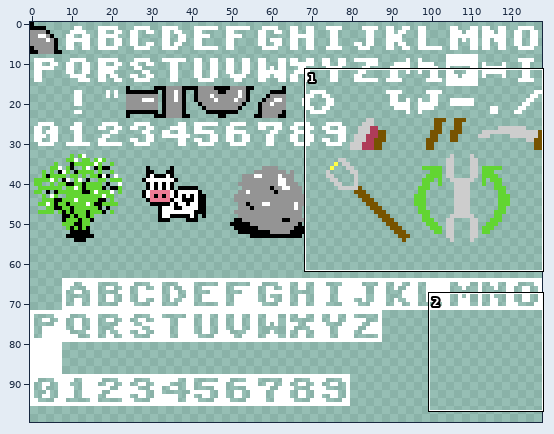
Pixel-art file -- assets/c64-character-set.aseprite. The first picture is a wide view before the edit; the outline marks the close-up.
Close-up. Before the edit:
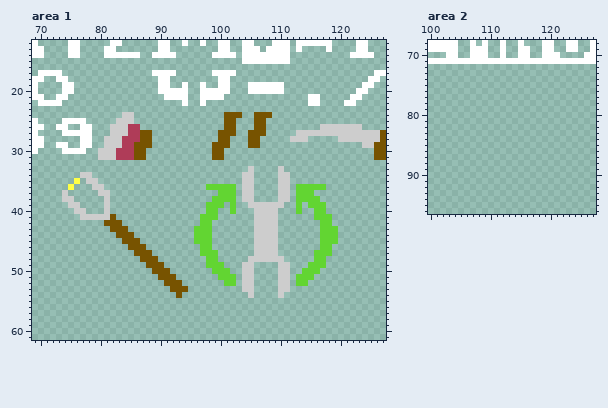
128x128 pixels, 1 frame. Shown: area 1: x 69..127, y 12..61; area 2: x 100..127, y 68..96. The wide view leaves out empty margins.
New version:
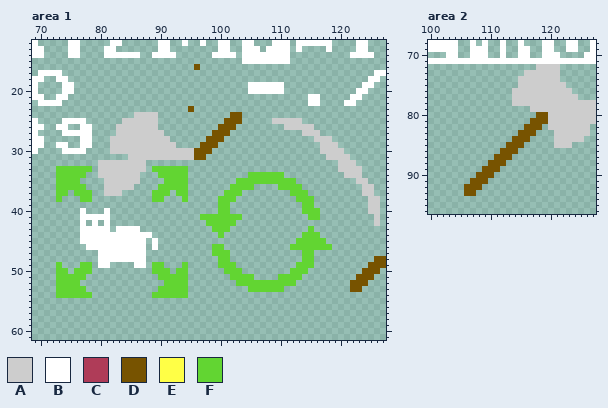
Palette (. is transparent): A #cdcdcd  B #ffffff  C #af3c58  D #775300  E #ffff46  F #62d532
Message: Add pipe check after rotate Update item icons
Diff:
Changed rows in their new state; - is an unchanged pixel.
Area 1, layer "Character Set Main 1":
first column x 73:
16 -----------------------D-------------------------------
17 ----------------....------....-------------------------
18 -----------------..--------..--------------------------
19 -----------------..--.--.--..--------------------------
20 -----------------.....--.....--------------------------
21 ------------------....--....---------------------------
22 ---------------------.--.------------------------------
23 ----------------------D--------------------------------
24 -----------..AAAA-----------.----...-------------------
25 ----------.--AAAA-------------D--..-AAAAA--------------
26 ---------.--AAAAA----------D-----..---AAAAA-.......----
27 ---------.--AAAAAA--------D--.--...-----.---...........
28 --------.--AAAAAAAA------DD-.---..-----...-AAA-........
29 --------.--AAAAAAAAA----DD-..---..----------AAA----....
30 -------..-AAAAAAAAAAAAADDD..----------------AAAA-----..
31 -------.....AAAAAAAAAAADD-..-----------------AAAA----..
32 -------AAAAAAAA--------------------------------AAA-----
33 FFFFFF-AAAAAAAA-FFFFFF----------.----.---------AAAA----
34 FFFFF.-AAAAAAA---FFFFF---------.FFFFFF.---------AAA----
35 FFFF-..-AAAAAA----FFFF--------FFFFFFFFFF----------AA---
36 FFFFF-..AAAAA----FFFFF---....-FFF----FFF-....------AA--
37 FF-FFF-.-AA-----FFF-FF-----.--F..----..F--.--------AA--
38 F..-FF--.-------FF---F----.----..----..----.--------AA-
39 --..----.----------------..-F.--......--.F-..-------AA-
40 ---.B---B----------------..FF.---....---.FF-.-------AA-
41 ----BBBBB.-----------------FFFF--....-----F-..-------A-
42 ----B-B-B..-------------.-FFFF---....-------..-------A-
43 ----BBBBB.BBBB---------...FFF----....-----F-...--------
44 ----BBBBBBBBBBBB-------...-F-----....----FFF...--------
45 ----BBBBBBBBBBB-B------...-------....---FFFF-..--------
46 -----BBBBBBBBBB-B-------..FF-----....--FFFFF-----------
47 -------BBBBBBBB.--------..-FF----....----FF...---------
48 -------BBBBBBBB..--------..FF---......---FF..--------DD
49 F---FF-BB----BB.FF---F---..-FF-..----..-FF-..-------DDD
50 FF-FFF----------FFF-FF----..-FF..----..FF-..-------DDD-
51 FFFFF------------FFFFF-----..-FFF----FFF-..-------DDD--
52 FFFF--------------FFFF------..FFFFFFFFFF..-------DDD---
53 FFFFF------------FFFFF---------.FFFFFF.----------DD----
54 FFFFFF----------FFFFFF----------.----.-----------------
Area 2, layer "Character Set Main 1":
first column x 106:
72 ------------AAAA------
73 ----------AAAAAA------
74 ---------AAAAAAA------
75 ---------AAAAAAAA-----
76 --------AAAAAAAAAA----
77 --------AAAAAAAAAAA---
78 --------AAAAAAAAAAAAAA
79 -----------AAAAAAAAAAA
80 ------------DDAAAAAAAA
81 -----------DDDAAAAAAAA
82 ----------DDD-AAAAAAA-
83 ---------DDD---AAAAAA-
84 --------DDD----AAAAA--
85 -------DDD-----AAA----
86 ------DDD-------------
87 -----DDD--------------
88 ----DDD---------------
89 ---DDD----------------
90 --DDD-----------------
91 -DDD------------------
92 DDD-------------------
93 DD--------------------
Where, in picture pixels (left, top, right, bottom), the same in both close-ups:
changed: (56, 64, 386, 298)
added: (464, 64, 596, 196)
